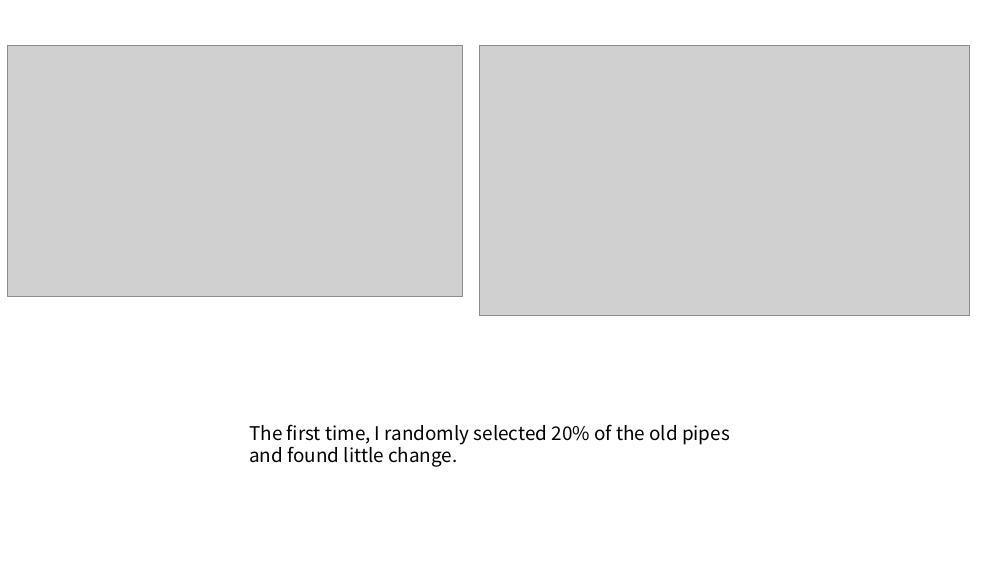
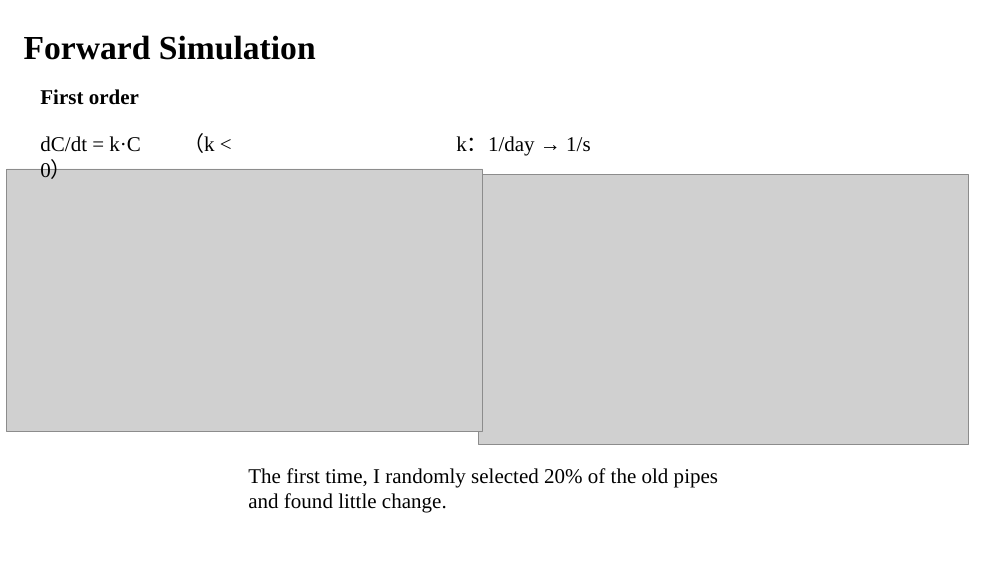
Before and after one commit to Strongxlb/Graduation-Project, a slide deck: slide 6 of meetings/我/6.18.pptx. Drawn at 1008x567 pixels with LibreOffice and Linux fonts; fonts in the diff are those of the drawing; grey boxes stand for pictures. Boxes give left, top, right and bottom in pixels: in the first picture for what was removed or moved away, otherwise in the second. Text is boxed around its words. In the diff, an @@ line names an element or a change of style, - is before the commit and + after.

```diff
--- a/meetings/我/6.18.pptx
+++ b/meetings/我/6.18.pptx
@@ text added at <box>24,35,316,60</box>, 32 pt, text #000000, bold @@
+Forward Simulation
@@ text added at <box>40,89,139,105</box>, 20 pt, text #000000, bold @@
+First order
@@ text added at <box>40,133,215,153</box>, 20 pt, text #000000 @@
+dC/dt = k·C （k < 0）
@@ text added at <box>456,136,591,156</box>, 20 pt, text #000000 @@
+k：1/day → 1/s
@@ picture: place and size @@
-picture at <box>8,46,462,296</box>
+picture at <box>7,169,483,432</box>
@@ picture: place and size @@
-picture at <box>480,46,970,316</box>
+picture at <box>479,175,969,445</box>
@@ text "The first time, I randomly ...": place and size @@
-text "The first time, I randomly ..." at <box>249,424,730,467</box>
+text "The first time, I randomly ..." at <box>248,468,718,513</box>
@@ text "The first time, I randomly ..." at <box>248,468,718,513</box>: size 18 to 20 pt, font Noto Sans CJK JP to Times New Roman @@
```
Also in this commit, not shown: 2 other slides changed, 7 slides added, 14 slides removed, 24 other files.
